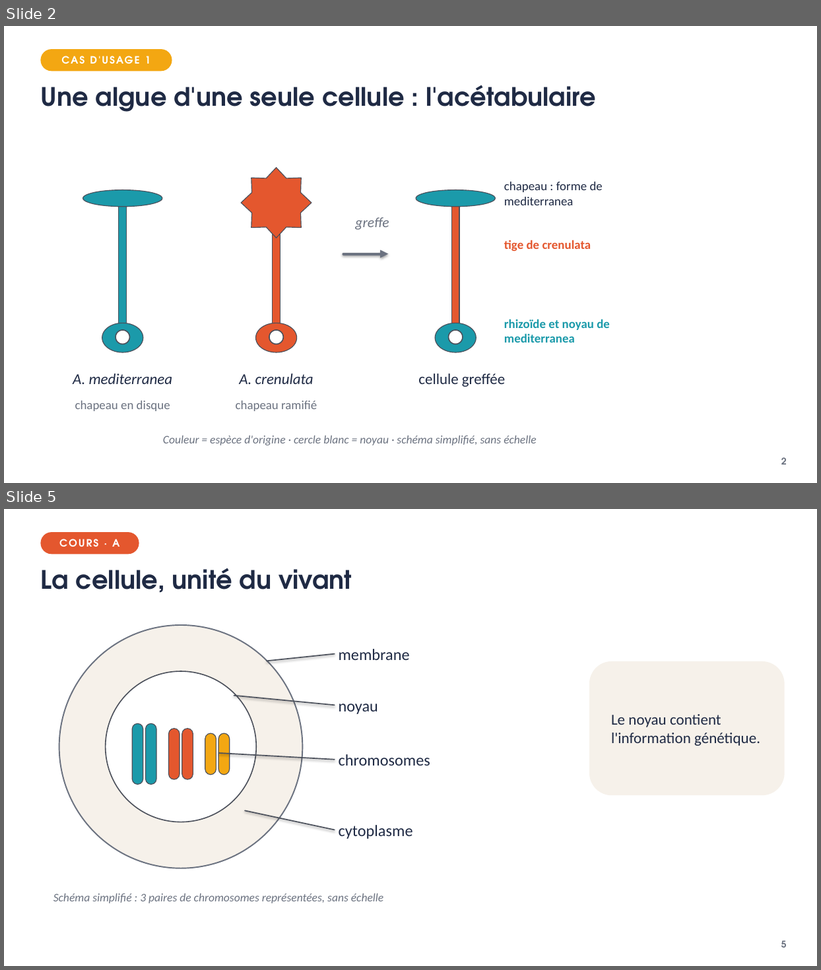
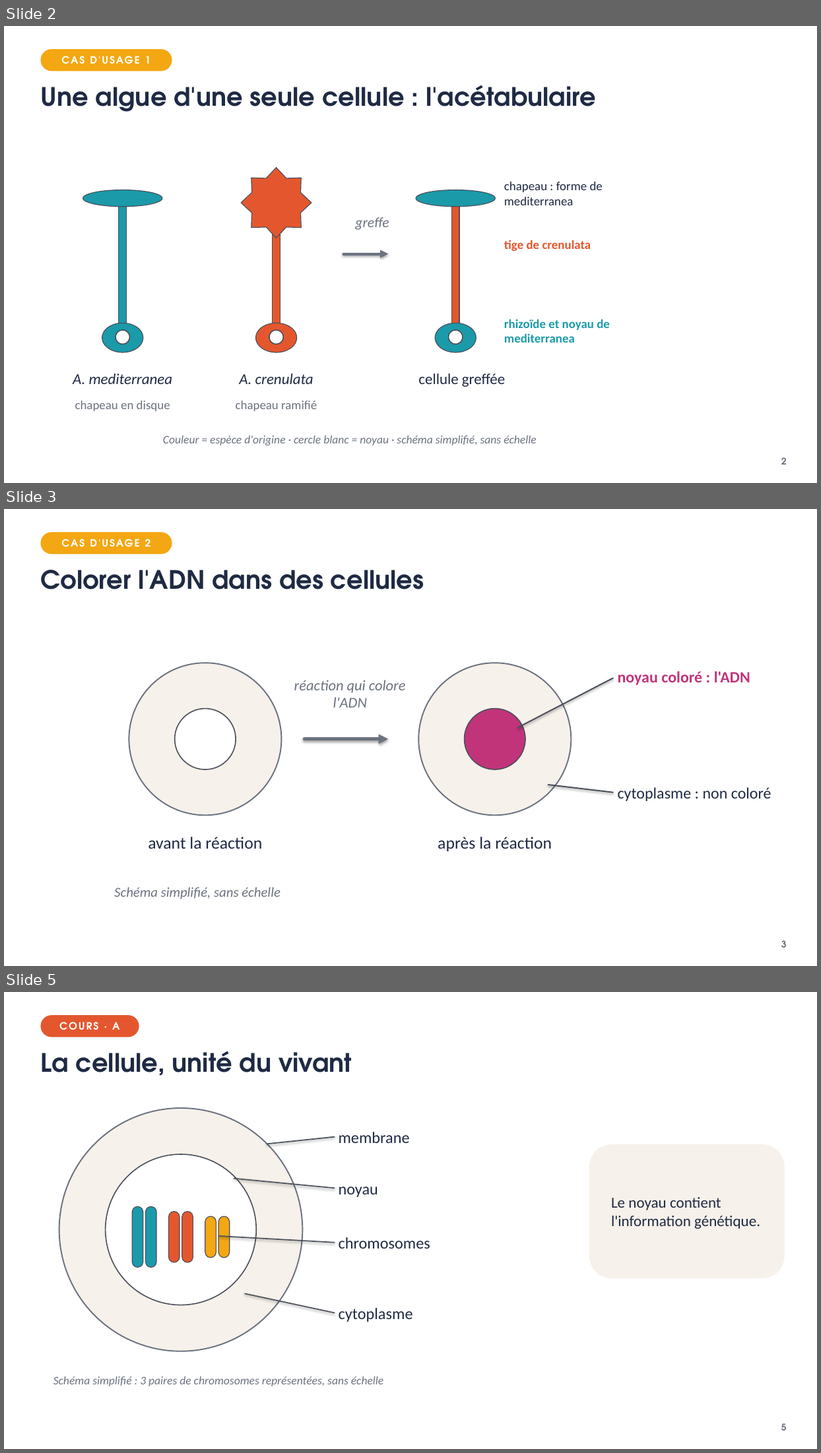
Before and after one commit to VinceIXIV/SVT-cour, a slide deck: cours/3e/S02-la-cellule-et-son-noyau-ou-se-trouve-l-information-genetique/3e-S02-diaporama.pptx. Shown one above the other, each under a label of ours: slides 2 and 5 before the commit, slides 2, 3 and 5 after it; the slides between them are not shown. The pictures are 821x970 and 821x1453 pixels, drawn with LibreOffice and Linux fonts; fonts in the diff are those of the drawing. Boxes give left, top, right and bottom in pixels: in the first picture for what was removed or moved away, otherwise in the second. Text is boxed around its words. In the diff, an @@ line names an element or a change of style, - is before the commit and + after.

```diff
--- a/cours/3e/S02-la-cellule-et-son-noyau-ou-se-trouve-l-information-genetique/3e-S02-diaporama.pptx
+++ b/cours/3e/S02-la-cellule-et-son-noyau-ou-se-trouve-l-information-genetique/3e-S02-diaporama.pptx
@@ slide 3 added at <box>4,509,817,966</box>, background #FFFFFF @@
@@ rounded rectangle added at <box>40,532,172,554</box>, fill #F3A712, 12 pt, text #FFFFFF, bold @@
+CAS D'USAGE 2
@@ title added at <box>40,570,424,590</box>, 30 pt, text #1F2A44, bold @@
+Colorer l'ADN dans des cellules
@@ ellipse added at <box>129,663,282,815</box>, fill #F6F1EA, outline #6B7280 1.5 pt @@
@@ ellipse added at <box>175,708,236,770</box>, fill #FFFFFF, outline #4A4F5A 1.25 pt @@
@@ group added at <box>294,663,772,852</box>: 4 texts, 2 ellipses, 2 lines, 1 arrow @@
+réaction qui colore l'ADN
+après la réaction
+noyau coloré : l'ADN
+cytoplasme : non coloré
@@ text added at <box>148,837,262,849</box>, 20 pt, text #1F2A44 @@
+avant la réaction
@@ text added at <box>114,887,281,900</box>, 16.2 pt, text #6B7280, italic @@
+Schéma simplifié, sans échelle
@@ page number added at <box>781,941,787,948</box>, 11 pt, text #6B7280, bold @@
+3
```
Also in this commit, not shown: 3 slides changed, 1 other slide added, 2 slides removed, 8 other files.
